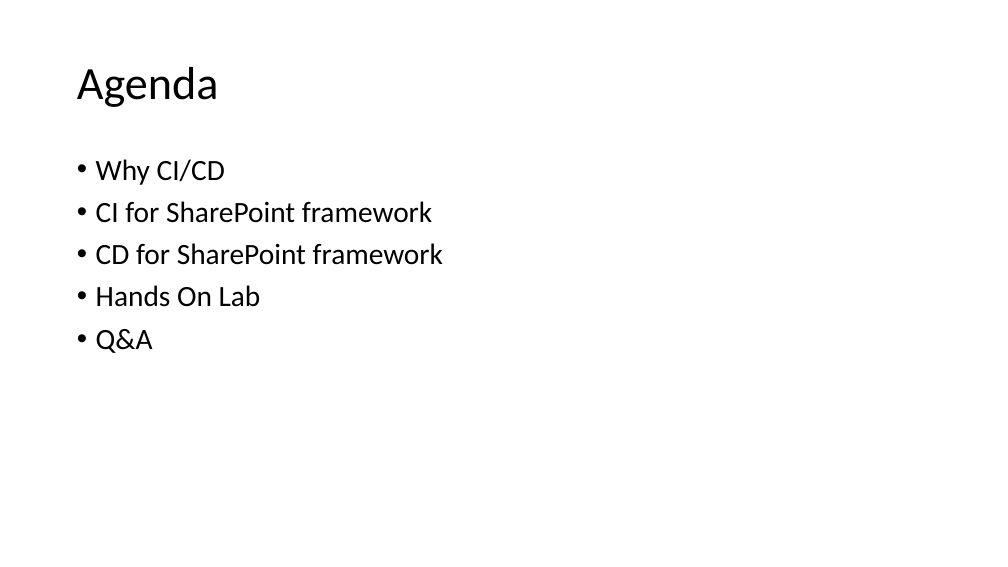
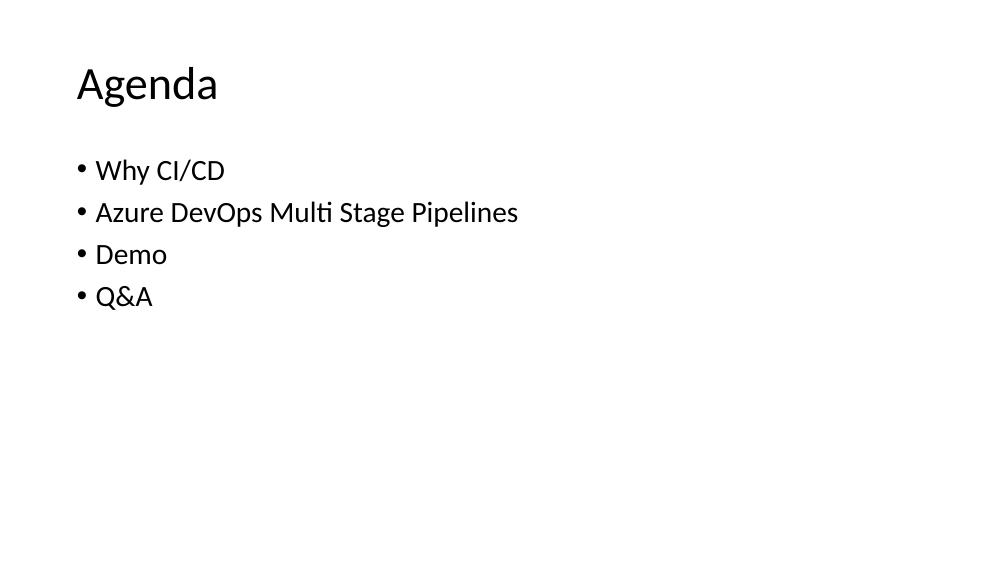
Before and after one commit to rifaj/global-M365-bootcamp, a slide deck: slide 3 of 2020 SPFx CI CD on Azure DevOps - Multi Stage Pipelines.pptx. Drawn at 1008x567 pixels with LibreOffice and Linux fonts; fonts in the diff are those of the drawing. Boxes give left, top, right and bottom in pixels: in the first picture for what was removed or moved away, otherwise in the second. Text is boxed around its words. In the diff, an @@ line names an element or a change of style, - is before the commit and + after.

Commit message:
Updated ppt

```diff
--- a/2020 SPFx CI CD on Azure DevOps - Multi Stage Pipelines.pptx
+++ b/2020 SPFx CI CD on Azure DevOps - Multi Stage Pipelines.pptx
@@ text at (96, 201, 519, 265): text changed @@
-• CI for SharePoint framework
-• CD for SharePoint framework
-• Hands On Lab
+• Azure DevOps Multi Stage Pipelines
+• Demo
```
Also in this commit, not shown: 1 other slide changed.
